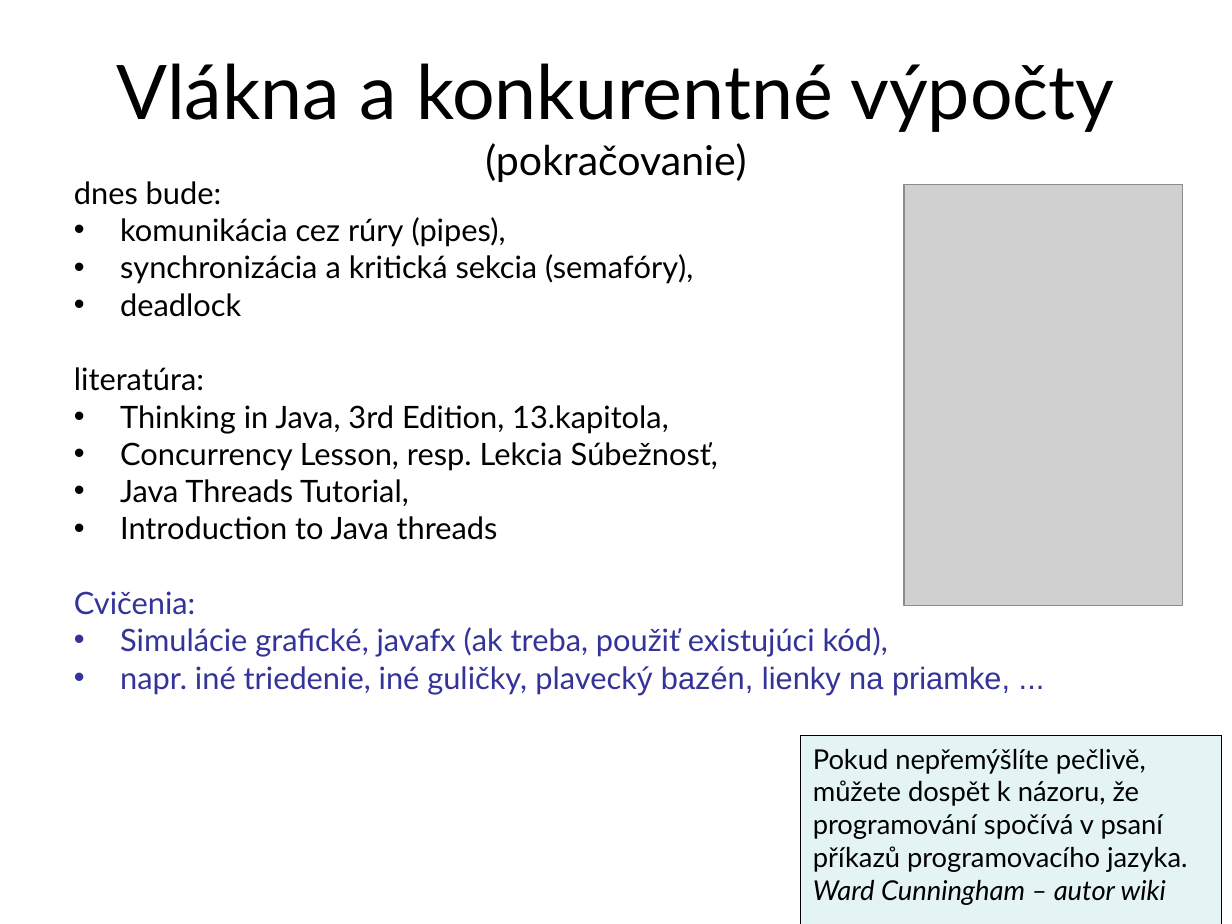
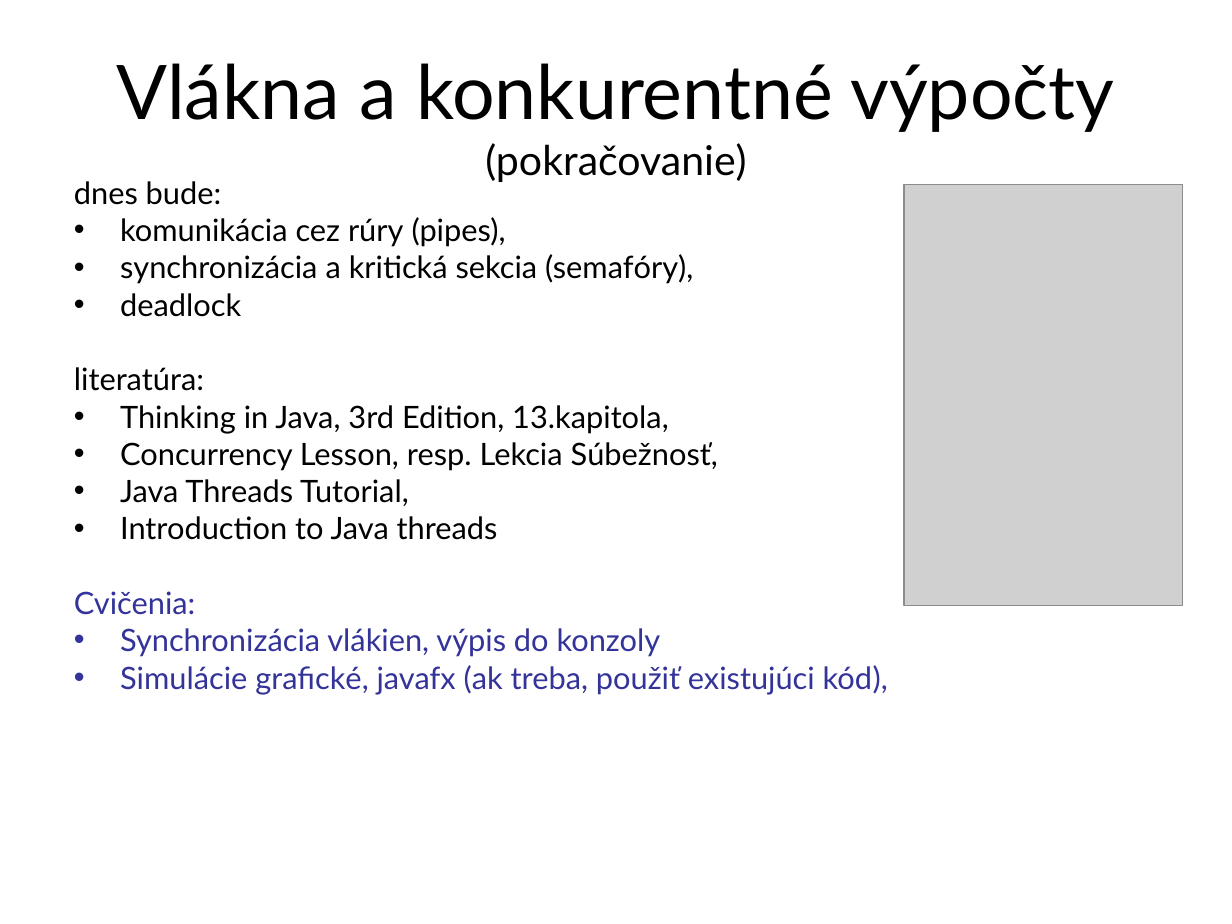
Before and after one commit to Programovanie4/Prednasky, a slide deck: slide 3 of 10/10_java.ppt (slide 1 before the commit). Drawn at 1232x924 pixels with LibreOffice and Linux fonts; fonts in the diff are those of the drawing; grey boxes stand for pictures. Boxes give left, top, right and bottom in pixels: in the first picture for what was removed or moved away, otherwise in the second. Text is boxed around its words. In the diff, an @@ line names an element or a change of style, - is before the commit and + after.

```diff
--- a/10/10_java.ppt
+++ b/10/10_java.ppt
@@ text at box(120, 628, 661, 657): paragraph added @@
+• Synchronizácia vlákien, výpis do konzoly
@@ text at box(120, 666, 1010, 695): paragraph removed @@
-• napr. iné triedenie, iné guličky, plavecký bazén, lienky na priamke, ...
@@ rectangle removed at box(801, 736, 1222, 924) @@
-Pokud nepřemýšlíte pečlivě, můžete dospět k názoru, že programování spočívá v psaní příkazů programovacího jazyka.
-Ward Cunningham – autor wiki
```
Also in this commit, not shown: 16 other slides changed, 6 slides added, 6 slides removed, 4 other files.
